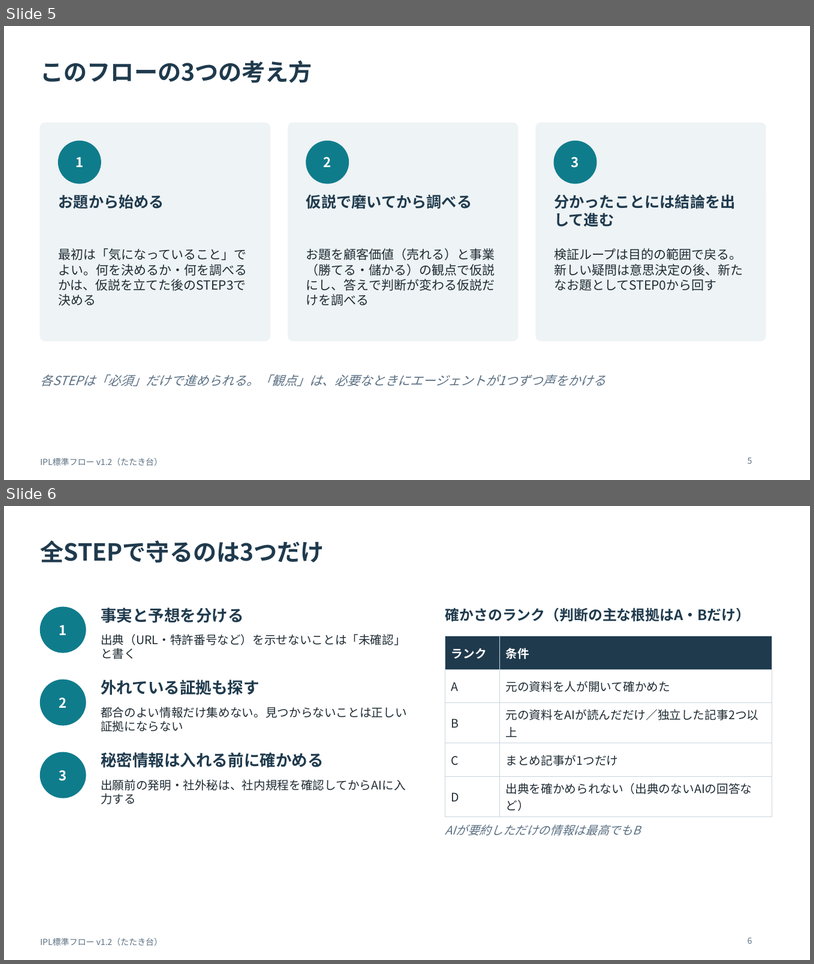
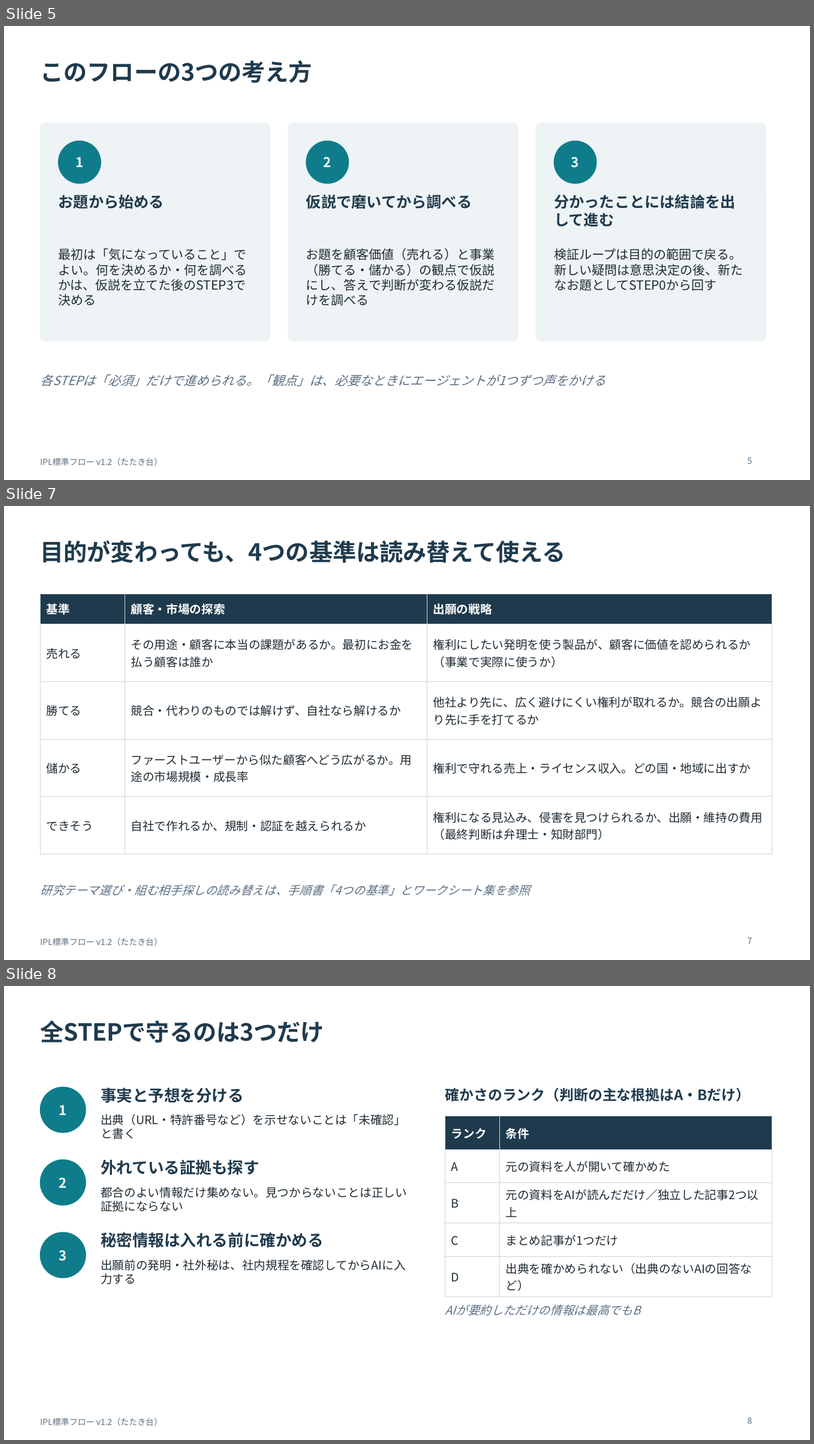
Before and after one commit to utpm6342836-cloud/IPL, a slide deck: deliverables/IPL標準フロー_説明資料_v1.2.pptx. Shown one above the other, each under a label of ours: slides 5 and 6 before the commit, slides 5, 7 and 8 after it; the slides between them are not shown. The pictures are 814x964 and 814x1444 pixels, drawn with LibreOffice and Linux fonts; fonts in the diff are those of the drawing. Boxes give left, top, right and bottom in pixels: in the first picture for what was removed or moved away, otherwise in the second. Text is boxed around its words. In the diff, an @@ line names an element or a change of style, - is before the commit and + after.

```diff
--- a/deliverables/IPL標準フロー_説明資料_v1.2.pptx
+++ b/deliverables/IPL標準フロー_説明資料_v1.2.pptx
@@ slide 7 added at bbox=[4, 506, 810, 960], background #FFFFFF; not listed: 1 template element that a slide beside it also shows @@
@@ title added at bbox=[40, 540, 566, 563], 28 pt, text #1F3A4D, bold @@
+目的が変わっても、4つの基準は読み替えて使える
@@ table added at bbox=[40, 594, 772, 842], 5 rows, 3 columns @@
+基準 | 顧客・市場の探索 | 出願の戦略
+売れる | その用途・顧客に本当の課題があるか。最初にお金を払う顧客は誰か | 権利にしたい発明を使う製品が、顧客に価値を認められるか（事業で実際に使うか）
+勝てる | 競合・代わりのものでは解けず、自社なら解けるか | 他社より先に、広く避けにくい権利が取れるか。競合の出願より先に手を打てるか
+儲かる | ファーストユーザーから似た顧客へどう広がるか。用途の市場規模・成長率 | 権利で守れる売上・ライセンス収入。どの国・地域に出すか
+できそう | 自社で作れるか、規制・認証を越えられるか | 権利になる見込み、侵害を見つけられるか、出願・維持の費用（最終判断は弁理士・知財部門）
@@ text added at bbox=[40, 884, 530, 895], 14 pt, text #5B7083, italic @@
+研究テーマ選び・組む相手探しの読み替えは、手順書「4つの基準」とワークシート集を参照
@@ page number added at bbox=[748, 937, 753, 943], 10 pt, text #5B7083 @@
+7
@@ what was slide 6 is now slide 8 @@
```
Also in this commit, not shown: 1 other slide added, 28 other files.
